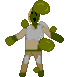
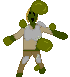
Layers edited between the first and the second w=70, h=77 image:
renamed "Paint Layer 1" to "Paint Layer 1 Merged", painted on it over [3, 0, 68, 77]
painted on "Paint Layer 2" over [3, 0, 68, 77]
